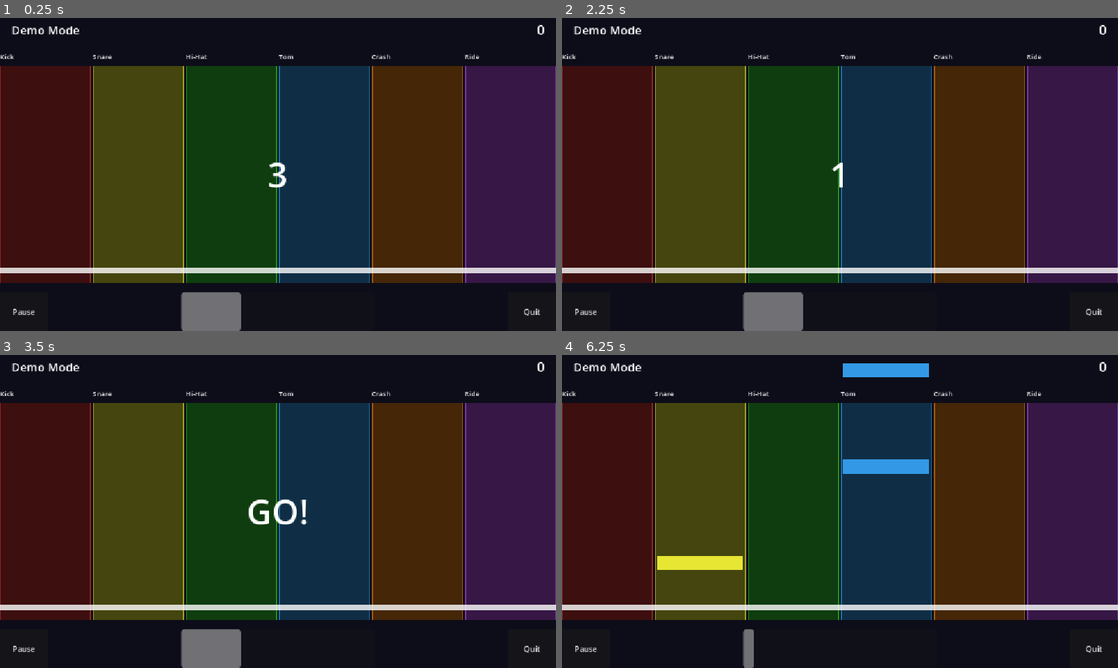
Above: before the commit, frames 1-4 (two rows, left to right).
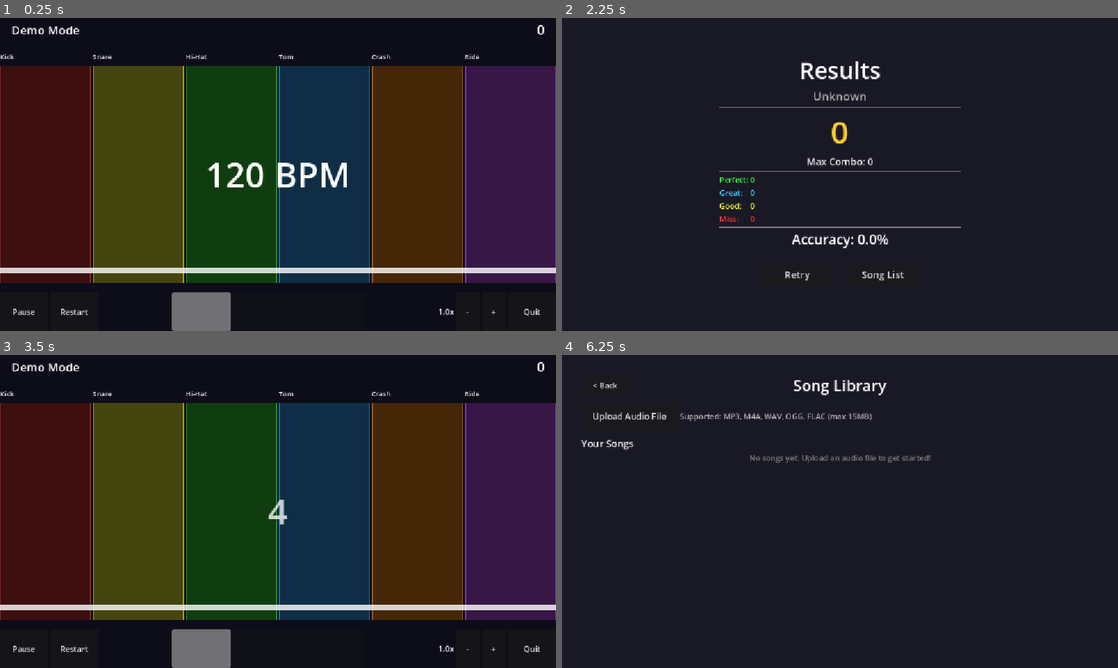
Above: after the commit, the same moments.

Repository: mcfredrick/trashcan
Game: Godot game, scene res://scenes/gameplay.tscn
Same seed, same stepped clock (60 frames per second), same inputs: the game is played once before the commit and once after it. This scene is started directly instead of the project's main scene.
Inputs (mouse positions are in pixels of both pictures, inside the frame that each line leads up to):
- Up to frame 1 (0.25 s): no input
- Up to frame 2 (2.25 s): click "Pause" at 0.5 s; click "Resume" at 1.25 s; click (634, 312) at 2 s, where only the run after the commit has a clickable "Restart"
- Up to frame 3 (3.5 s): click (233, 611) at 2.75 s, where only the run after the commit has a clickable "Retry"
- Up to frame 4 (6.25 s): click (1029, 649) at 3.5 s, where only the run after the commit has a clickable "-"; click (1056, 649) at 4.25 s, where only the run after the commit has a clickable "+"; click (634, 649) at 5 s, where only the run after the commit has a clickable "Restart"; click (884, 611) at 5.75 s, where only the run after the commit has a clickable "Song List"

The runs differ from the first frame. In frame 1, 1.5% of the frame differs, in the area x 11-90%, y 46-100%; in frame 2, 70%, in the area x 0-100%, y 2-100%; in frame 3, 1.0%; in frame 4, 70%.

Commit message:
Add enhancement features and AI assistant documentation
- Count-in metronome synced to detected BPM before gameplay starts
- Timeline seeking via clickable progress bar and restart button
- Tempo adjustment (0.25x to 2.0x) with speed control buttons
- AudioManager now supports seek, pause position tracking, and playback rate
- Add comprehensive AI_ASSISTANT_GUIDE.md with architecture and technical details
- Add CLAUDE.md quick reference for Claude Code

Co-Authored-By: Claude Opus 4.5 <noreply@anthropic.com>

Diff:
--- a/godot_web_game/scenes/gameplay.gd
+++ b/godot_web_game/scenes/gameplay.gd
@@ -32,7 +32,11 @@
 
 func _ready():
 	$BottomBar/PauseButton.pressed.connect(_on_pause_pressed)
+	$BottomBar/RestartButton.pressed.connect(_on_restart_pressed)
 	$BottomBar/QuitButton.pressed.connect(_on_quit_pressed)
+	$BottomBar/Progress.gui_input.connect(_on_progress_input)
+	$BottomBar/SlowDownButton.pressed.connect(_on_slow_down_pressed)
+	$BottomBar/SpeedUpButton.pressed.connect(_on_speed_up_pressed)
 	MidiInput.drum_hit.connect(_on_midi_drum_hit)
 	_setup_lanes()
 	_load_song()
@@ -94,15 +98,36 @@
 
 func _start_countdown():
 	$CountdownLabel.visible = true
-	var countdown = 3
-	while countdown > 0:
-		$CountdownLabel.text = str(countdown)
-		await get_tree().create_timer(1.0).timeout
-		countdown -= 1
+
+	var bpm = song_data.get("bpm", 120)
+	var beat_interval = 60.0 / bpm
+	var beats = 4
+
+	# Display BPM info
+	$CountdownLabel.text = str(bpm) + " BPM"
+	await get_tree().create_timer(0.5).timeout
+
+	# Play count-in with metronome
+	if OS.has_feature("web"):
+		_play_web_count_in(bpm, beats)
+
+	# Visual countdown synced to beat
+	for i in range(beats):
+		$CountdownLabel.text = str(beats - i)
+		# Flash the label
+		$CountdownLabel.modulate = Color.WHITE
+		var tween = create_tween()
+		tween.tween_property($CountdownLabel, "modulate", Color(1, 1, 1, 0.5), beat_interval * 0.8)
+		await get_tree().create_timer(beat_interval).timeout
+
 	$CountdownLabel.text = "GO!"
-	await get_tree().create_timer(0.5).timeout
+	await get_tree().create_timer(0.3).timeout
 	$CountdownLabel.visible = false
 	_start_playing()
+
+func _play_web_count_in(bpm: int, beats: int):
+	var js_code = "window.drumalong_playCountIn(%d, %d);" % [bpm, beats]
+	JavaScriptBridge.eval(js_code)
 
 func _start_playing():
 	is_playing = true
@@ -296,6 +321,67 @@
 		AudioManager.pause()
 	else:
 		AudioManager.resume()
+
+func _on_restart_pressed():
+	_seek_to_position(0.0)
+
+func _on_progress_input(event: InputEvent):
+	if event is InputEventMouseButton and event.pressed and event.button_index == MOUSE_BUTTON_LEFT:
+		var progress_bar = $BottomBar/Progress
+		var click_ratio = event.position.x / progress_bar.size.x
+		var duration = song_data.get("duration", 60.0)
+		var seek_time = click_ratio * duration
+		_seek_to_position(seek_time)
+
+func _seek_to_position(position: float):
+	var duration = song_data.get("duration", 60.0)
+	position = clamp(position, 0.0, duration)
+
+	# Stop audio and seek
+	AudioManager.seek(position)
+	song_time = position
+
+	# Clear all active notes
+	for note in active_notes:
+		if is_instance_valid(note):
+			note.queue_free()
+	active_notes.clear()
+
+	# Reset pending notes to include notes after the seek position
+	pending_notes = []
+	var all_onsets = song_data.get("onsets", [])
+	for onset in all_onsets:
+		if onset.time >= position - 0.5:  # Include notes slightly before for visual
+			pending_notes.append(onset.duplicate())
+
+	# Reset scoring for fair restart
+	if position == 0.0:
+		score = 0
+		combo = 0
+		max_combo = 0
+		hits_perfect = 0
+		hits_great = 0
+		hits_good = 0
+		hits_miss = 0
+
+	# Update UI
+	_update_ui()
+
+func _on_slow_down_pressed():
+	var current_rate = AudioManager.get_playback_rate()
+	var new_rate = max(0.25, current_rate - 0.25)
+	AudioManager.set_playback_rate(new_rate)
+	_update_speed_label()
+
+func _on_speed_up_pressed():
+	var current_rate = AudioManager.get_playback_rate()
+	var new_rate = min(2.0, current_rate + 0.25)
+	AudioManager.set_playback_rate(new_rate)
+	_update_speed_label()
+
+func _update_speed_label():
+	var rate = AudioManager.get_playback_rate()
+	$BottomBar/SpeedLabel.text = "%.2fx" % rate
 
 func _on_quit_pressed():
 	AudioManager.stop()
--- a/godot_web_game/scenes/gameplay.tscn
+++ b/godot_web_game/scenes/gameplay.tscn
@@ -124,6 +124,11 @@
 layout_mode = 2
 text = "Pause"
 
+[node name="RestartButton" type="Button" parent="BottomBar"]
+custom_minimum_size = Vector2(100, 50)
+layout_mode = 2
+text = "Restart"
+
 [node name="Spacer" type="Control" parent="BottomBar"]
 layout_mode = 2
 size_flags_horizontal = 3
@@ -132,12 +137,30 @@
 custom_minimum_size = Vector2(400, 30)
 layout_mode = 2
 size_flags_vertical = 1
+mouse_filter = 0
+mouse_default_cursor_shape = 2
 value = 30.0
 show_percentage = false
 
 [node name="Spacer2" type="Control" parent="BottomBar"]
 layout_mode = 2
 size_flags_horizontal = 3
+
+[node name="SpeedLabel" type="Label" parent="BottomBar"]
+layout_mode = 2
+text = "1.0x"
+horizontal_alignment = 1
+vertical_alignment = 1
+
+[node name="SlowDownButton" type="Button" parent="BottomBar"]
+custom_minimum_size = Vector2(50, 50)
+layout_mode = 2
+text = "-"
+
+[node name="SpeedUpButton" type="Button" parent="BottomBar"]
+custom_minimum_size = Vector2(50, 50)
+layout_mode = 2
+text = "+"
 
 [node name="QuitButton" type="Button" parent="BottomBar"]
 custom_minimum_size = Vector2(100, 50)
--- a/godot_web_game/scenes/song_library.gd
+++ b/godot_web_game/scenes/song_library.gd
@@ -44,6 +44,9 @@
 			window.drumalong_godot_callback('status', 'Analyzing drum hits...');
 			const samples = window.drumalong.getAudioSamples(22050);
 			const onsets = window.drumalong_detectOnsets(samples, 22050);
+
+			window.drumalong_godot_callback('status', 'Detecting tempo...');
+			const bpm = window.drumalong_estimateTempo(onsets);
 
 			window.drumalong_godot_callback('status', 'Saving song...');
 			const songData = {
@@ -51,6 +54,7 @@
 				name: fileInfo.name.replace(/\\.[^/.]+$/, ''),
 				duration: audioInfo.duration,
 				sampleRate: audioInfo.sampleRate,
+				bpm: bpm,
 				onsets: onsets
 			};
 
@@ -239,9 +243,10 @@
 	var duration = song_data.get("duration", 0.0)
 	var duration_str = "%d:%02d" % [int(duration) / 60, int(duration) % 60]
 	var notes_count = song_data.get("onsets", []).size()
+	var bpm = song_data.get("bpm", 120)
 
 	var details_label = Label.new()
-	details_label.text = "%s | %d notes" % [duration_str, notes_count]
+	details_label.text = "%s | %d BPM | %d notes" % [duration_str, bpm, notes_count]
 	details_label.add_theme_font_size_override("font_size", 14)
 	details_label.add_theme_color_override("font_color", Color(0.6, 0.6, 0.6))
 	info_container.add_child(details_label)
--- a/godot_web_game/scripts/autoload/audio_manager.gd
+++ b/godot_web_game/scripts/autoload/audio_manager.gd
@@ -6,9 +6,13 @@
 
 var _audio_player: AudioStreamPlayer = null
 var _is_playing: bool = false
+var _is_paused: bool = false
 var _start_time: float = 0.0
 var _js_source: JavaScriptObject = null
 var _js_start_time: float = 0.0
+var _js_offset: float = 0.0  # Offset for seeking
+var _pause_position: float = 0.0  # Position when paused
+var _playback_rate: float = 1.0  # Speed multiplier
 
 func _ready():
 	_audio_player = AudioStreamPlayer.new()
@@ -29,11 +33,13 @@
 func _get_web_playback_position() -> float:
 	if _js_start_time > 0:
 		var current_time = JavaScriptBridge.eval("window.drumalong.getAudioTime();")
-		return current_time - _js_start_time
-	return 0.0
+		# Account for playback rate in position calculation
+		return ((current_time - _js_start_time) * _playback_rate) + _js_offset
+	return _js_offset
 
-func play_song_web():
+func play_song_web(offset: float = 0.0):
 	"""Play audio using Web Audio API (for web builds)"""
+	_js_offset = offset
 	var js_code = """
 	(function() {
 		try {
@@ -43,10 +49,12 @@
 			}
 
 			const source = window.drumalong.createPlaybackSource();
+			source.playbackRate.value = %f;
 			window.drumalong._currentSource = source;
+			window.drumalong._playbackRate = %f;
 
 			const startTime = window.drumalong.getAudioTime();
-			source.start(0);
+			source.start(0, %f);
 
 			return startTime;
 		} catch (err) {
@@ -54,10 +62,11 @@
 			return 0;
 		}
 	})();
-	"""
+	""" % [_playback_rate, _playback_rate, offset]
 	var start_time = JavaScriptBridge.eval(js_code)
 	_js_start_time = start_time if start_time else 0.0
 	_is_playing = true
+	_is_paused = false
 	playback_started.emit()
 
 func stop_song_web():
@@ -72,7 +81,9 @@
 	"""
 	JavaScriptBridge.eval(js_code)
 	_is_playing = false
+	_is_paused = false
 	_js_start_time = 0.0
+	_js_offset = 0.0
 	playback_stopped.emit()
 
 func play_song_native(audio_path: String):
@@ -80,6 +91,7 @@
 	var audio_stream = _load_audio_stream(audio_path)
 	if audio_stream:
 		_audio_player.stream = audio_stream
+		_audio_player.pitch_scale = _playback_rate
 		_audio_player.play()
 		_is_playing = true
 		playback_started.emit()
@@ -110,21 +122,74 @@
 	else:
 		_audio_player.stop()
 		_is_playing = false
+		_is_paused = false
+		_pause_position = 0.0
 		playback_stopped.emit()
 
 func pause():
+	if not _is_playing:
+		return
+	_pause_position = get_playback_position()
+	_is_paused = true
 	if OS.has_feature("web"):
-		# Web Audio API doesn't have native pause, would need to track position
 		stop_song_web()
+		_is_paused = true  # Re-set since stop_song_web clears it
 	else:
 		_audio_player.stream_paused = true
 
 func resume():
+	if not _is_paused:
+		return
+	_is_paused = false
 	if OS.has_feature("web"):
-		# Would need to resume from saved position
-		play_song_web()
+		play_song_web(_pause_position)
 	else:
 		_audio_player.stream_paused = false
+
+func seek(position: float):
+	"""Seek to a specific position in seconds"""
+	var was_playing = _is_playing and not _is_paused
+	if OS.has_feature("web"):
+		if was_playing:
+			stop_song_web()
+			play_song_web(position)
+		else:
+			_js_offset = position
+			_pause_position = position
+	else:
+		if _audio_player.stream:
+			_audio_player.seek(position)
+			if not was_playing:
+				_pause_position = position
+
+func get_duration() -> float:
+	"""Get the duration of the current audio"""
+	if OS.has_feature("web"):
+		var duration = JavaScriptBridge.eval("window.drumalong.audioBuffer ? window.drumalong.audioBuffer.duration : 0;")
+		return duration if duration else 0.0
+	else:
+		if _audio_player.stream:
+			return _audio_player.stream.get_length()
+	return 0.0
+
+func set_playback_rate(rate: float):
+	"""Set playback speed (0.5 = half speed, 2.0 = double speed)"""
+	_playback_rate = clamp(rate, 0.25, 2.0)
+	if OS.has_feature("web"):
+		if _is_playing:
+			# Need to restart playback with new rate
+			var current_pos = get_playback_position()
+			stop_song_web()
+			play_song_web(current_pos)
+		else:
+			# Just store the rate for next playback
+			JavaScriptBridge.eval("window.drumalong._playbackRate = %f;" % _playback_rate)
+	else:
+		_audio_player.pitch_scale = _playback_rate
+
+func get_playback_rate() -> float:
+	"""Get current playback speed"""
+	return _playback_rate
 
 func is_playing() -> bool:
 	return _is_playing
Not shown, added: CLAUDE.md
Not shown, added: docs/AI_ASSISTANT_GUIDE.md
Not shown, changed: godot_web_game/js/onset_detection.js
